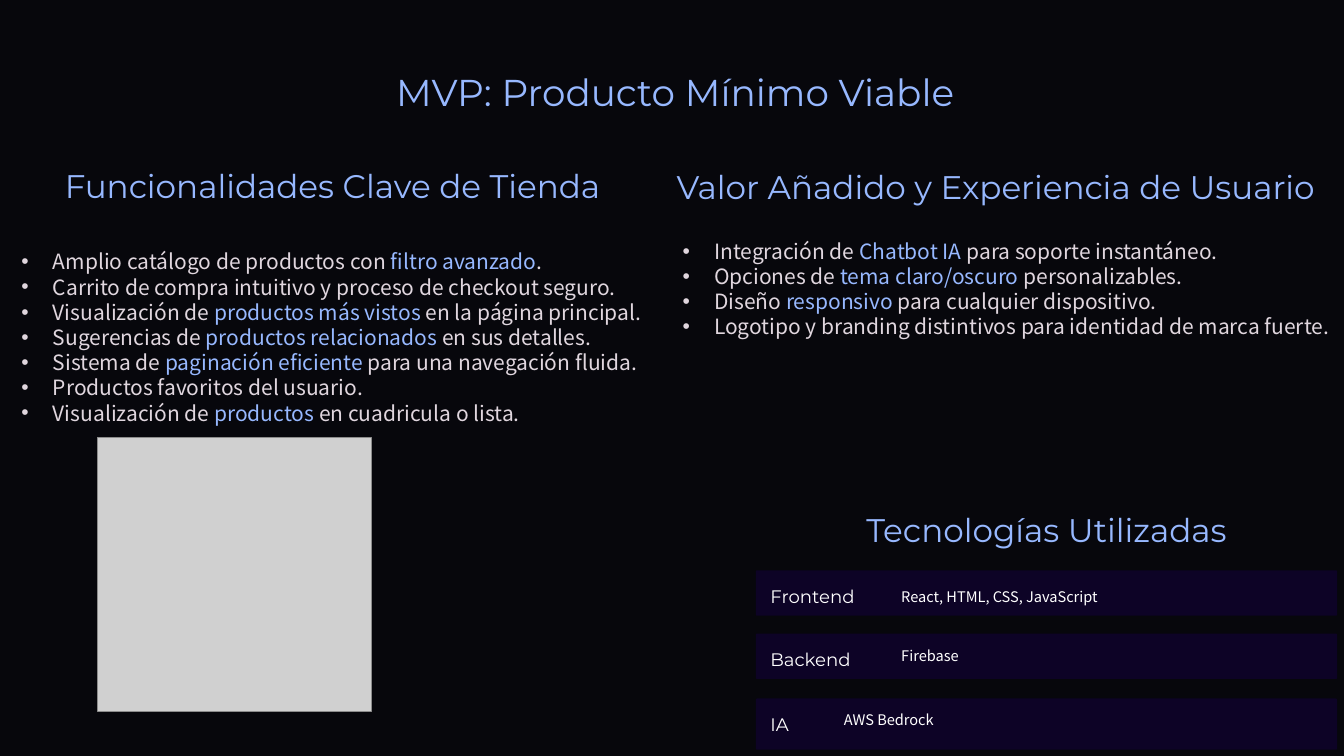
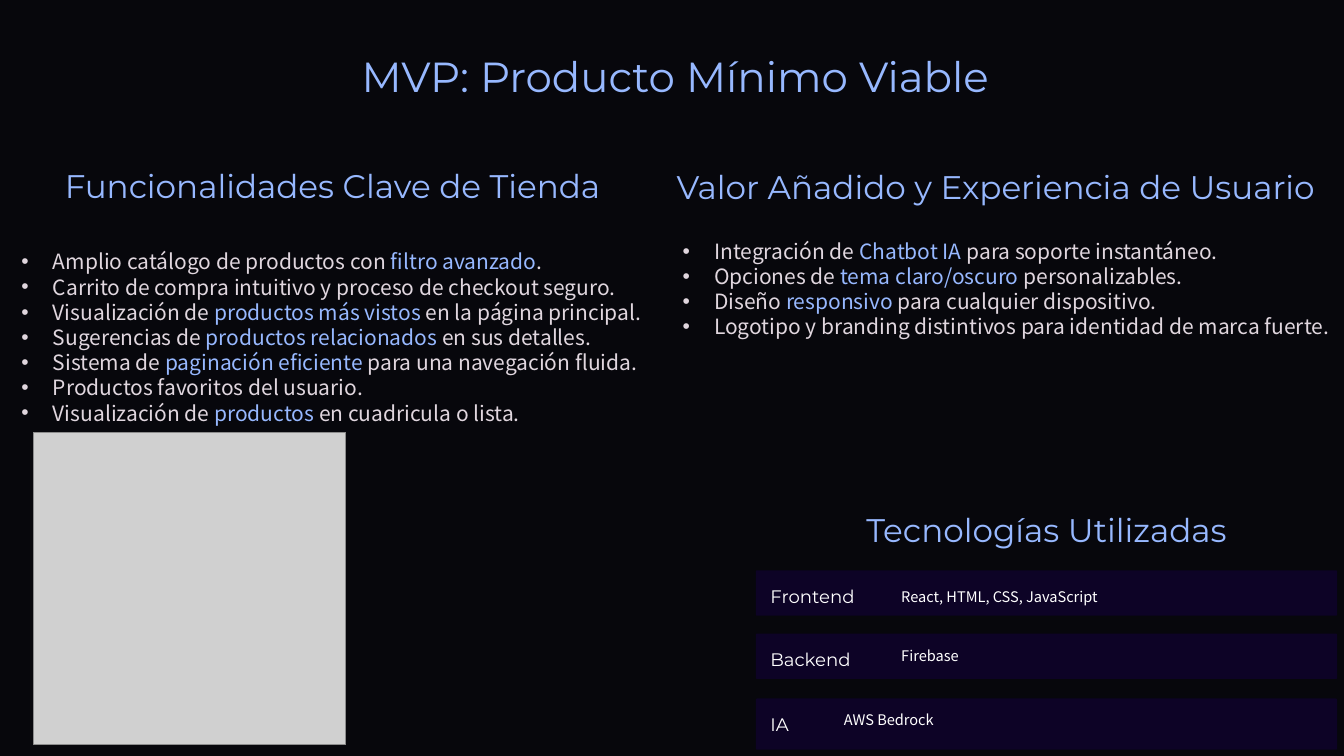
Before and after one commit to DavidCorredorMiguel/proyectogrupo2, a slide deck: slide 9 of Tech-and-Learn-Innovacion-y-Aprendizaje-en-E-commerce (1).pptx. Drawn at 1344x756 pixels with LibreOffice and Linux fonts; fonts in the diff are those of the drawing; grey boxes stand for pictures; background and template pictures are left out. Boxes give left, top, right and bottom in pixels: in the first picture for what was removed or moved away, otherwise in the second. Text is boxed around its words. In the diff, an @@ line names an element or a change of style, - is before the commit and + after.

```diff
--- a/Tech-and-Learn-Innovacion-y-Aprendizaje-en-E-commerce (1).pptx
+++ b/Tech-and-Learn-Innovacion-y-Aprendizaje-en-E-commerce (1).pptx
@@ text "MVP: Producto Mínimo Viable": place and size @@
-text "MVP: Producto Mínimo Viable" at (396, 78, 954, 106)
+text "MVP: Producto Mínimo Viable" at (362, 61, 989, 93)
@@ text "MVP: Producto Mínimo Viable" at (362, 61, 989, 93): size 32 to 36 pt @@
@@ picture: place and size @@
-picture at (97, 438, 371, 711)
+picture at (34, 433, 346, 745)
```
Also in this commit, not shown: 9 other slides changed, 1 slide added.
